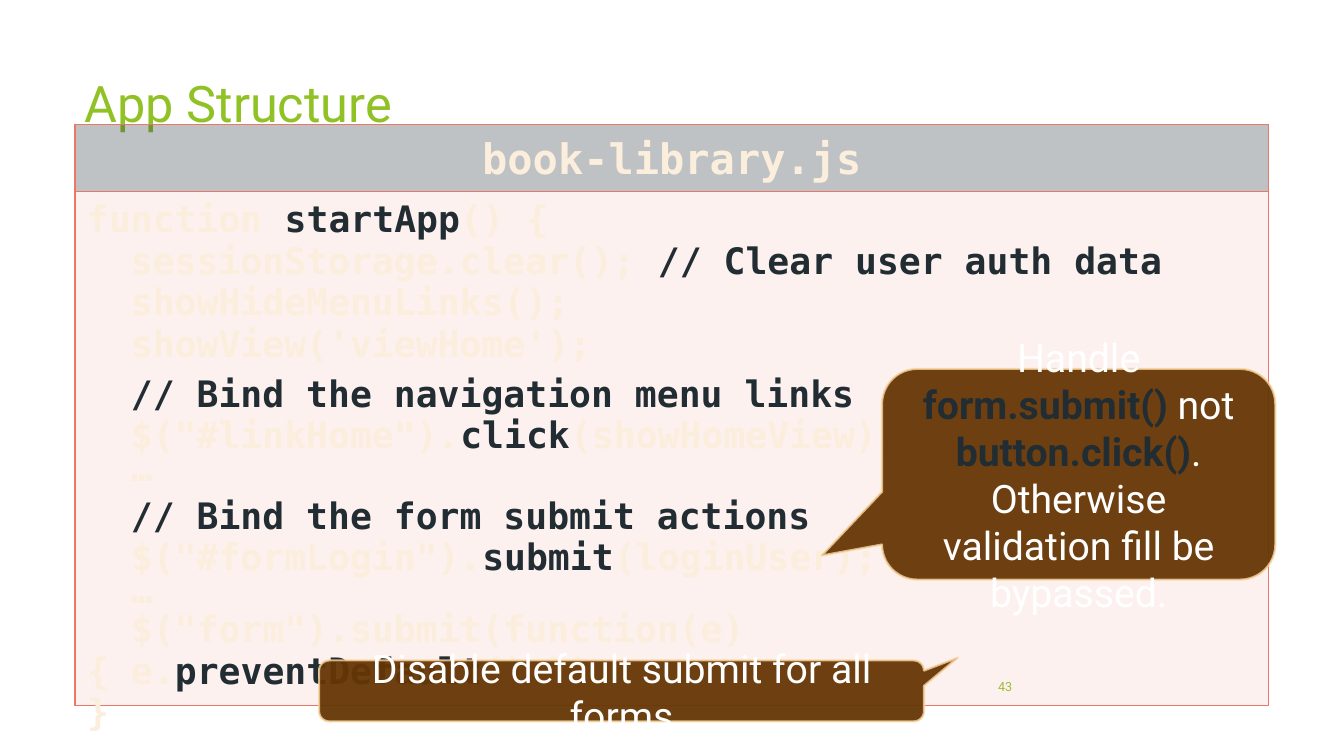
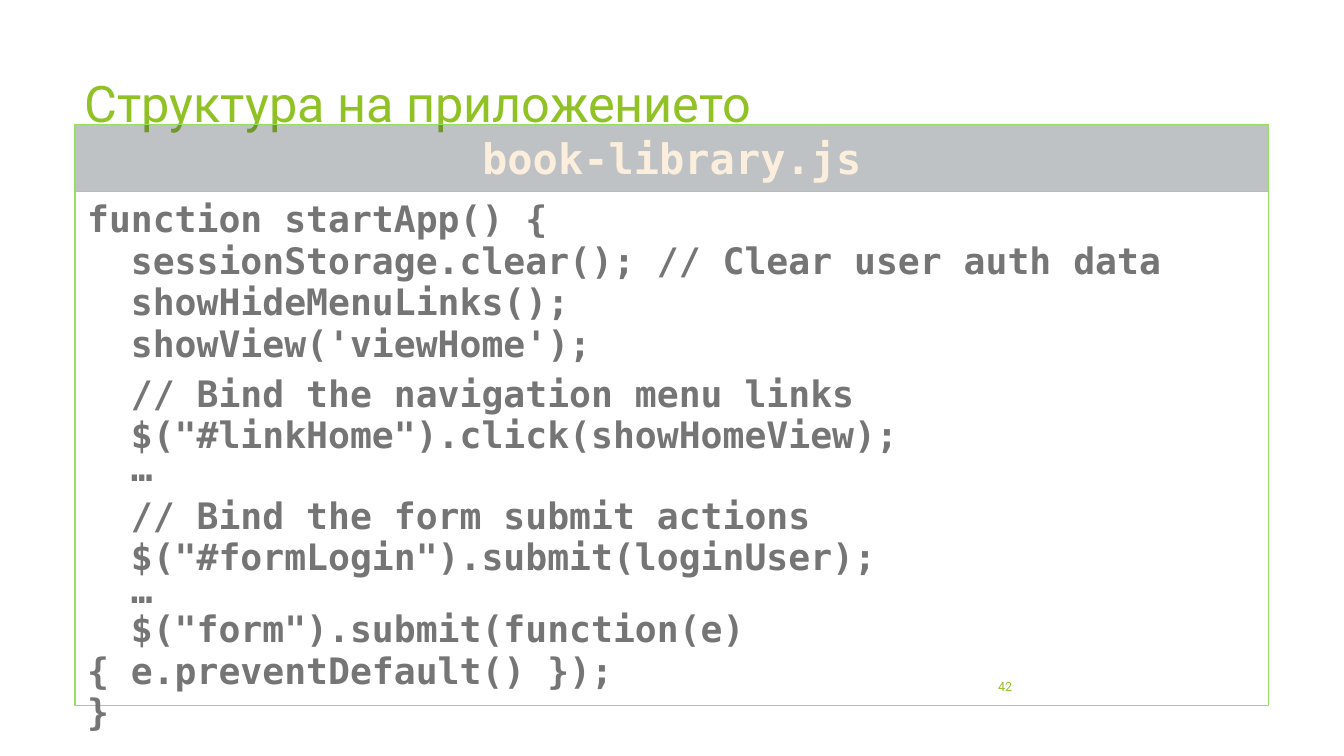
Before and after one commit to profjordanov/hybrid-app-development, a slide deck: slide 42 of 03. Async JS/tasks.pptx (slide 43 before the commit). Drawn at 1344x756 pixels with LibreOffice and Linux fonts; fonts in the diff are those of the drawing. Boxes give left, top, right and bottom in pixels: in the first picture for what was removed or moved away, otherwise in the second. Text is boxed around its words. In the diff, an @@ line names an element or a change of style, - is before the commit and + after.

```diff
--- a/03. Async JS/tasks.pptx
+++ b/03. Async JS/tasks.pptx
@@ title at <box>85,85,751,134</box>: text changed @@
-App Structure
+Структура на приложението
@@ rectangle "book-library.js" at <box>76,125,1269,192</box>: outline #EB7766 1 pt to #94DE61 1 pt @@
@@ rectangle "function startApp() {" at <box>76,192,1269,706</box>: text colour #FBEEDC to #767676 in "function startApp() {", "sessionStorage.clear();", "showHideMenuLinks();", "showView('viewHome');" and 6 more places; text colour #212D32 to #767676 in "startApp()", "// Clear user auth data", "// Bind the navigation menu links", "$("#linkHome").click(showHomeView);" and 3 more places; fill #F2A499 at 15% opacity to none; outline #EB7766 1 pt to #94DE61 1 pt @@
@@ rounded speech box removed at <box>882,369,1275,580</box> @@
-Handle form.submit() not button.click(). Otherwise validation fill be bypassed.
@@ rounded speech box removed at <box>319,660,924,721</box> @@
-Disable default submit for all forms
@@ page number at <box>998,682,1012,691</box>: text changed @@
-43
+42
```
Also in this commit, not shown: 50 other slides changed, 9 slides added, 13 slides removed, 1 other file.
